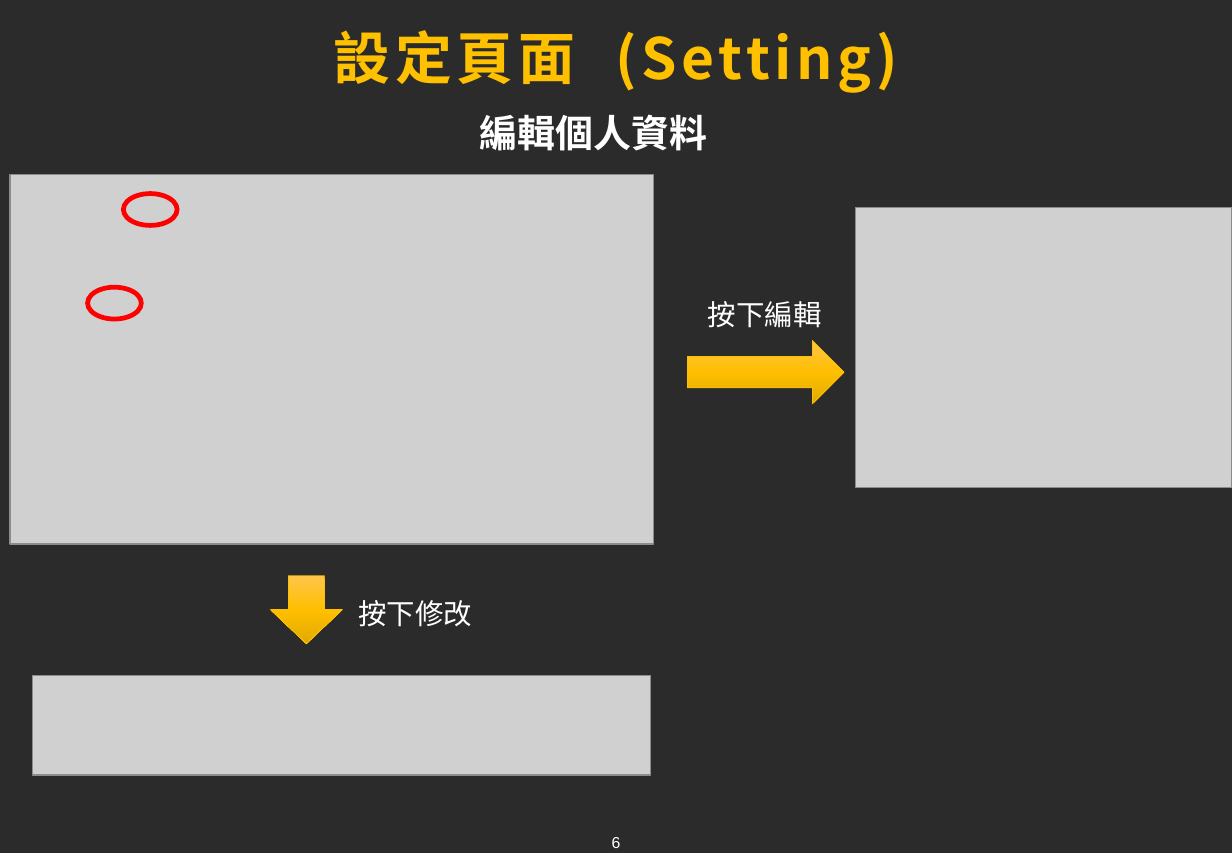
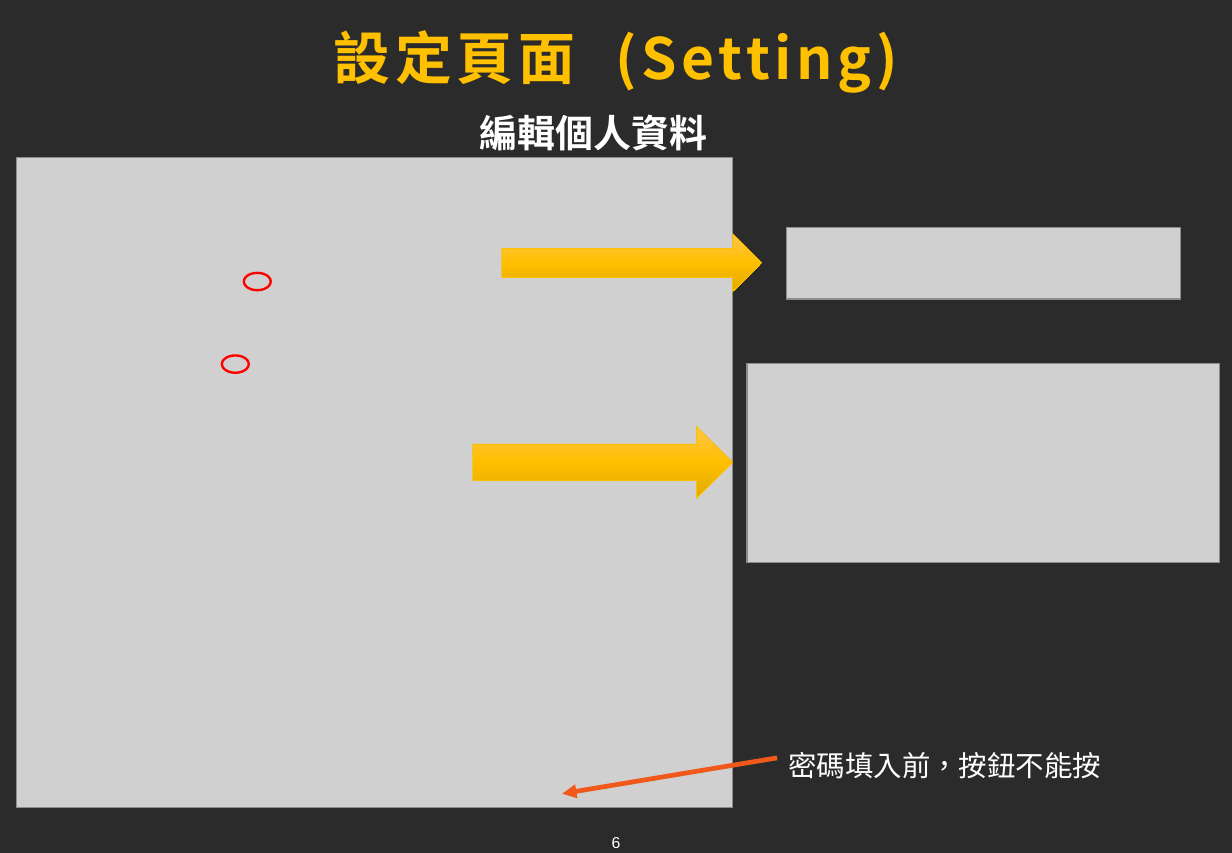
Before and after one commit to tim93009/FinalProject_GameForum, a slide deck: slide 6 of docs/ppt/xiong.pptx. Drawn at 1232x853 pixels with LibreOffice and Linux fonts; fonts in the diff are those of the drawing; grey boxes stand for pictures; background and template pictures are left out; a plain dark background stands for a picture behind light text. Boxes give left, top, right and bottom in pixels: in the first picture for what was removed or moved away, otherwise in the second. Text is boxed around its words. In the diff, an @@ line names an element or a change of style, - is before the commit and + after.

Commit message:
ppt修改(完成)

```diff
--- a/docs/ppt/xiong.pptx
+++ b/docs/ppt/xiong.pptx
@@ picture: place and size @@
-picture at (10,175,654,545)
+picture at (17,158,733,808)
@@ ellipse removed at (124,193,177,225) @@
@@ picture removed at (857,207,1232,487) @@
@@ right arrow added at (502,234,761,291), fill gradient #FFC64B to #FFC000 to #E3AB00, outline #FFC000 0.5 pt @@
@@ picture added at (786,228,1180,299) @@
@@ ellipse removed at (88,288,141,320) @@
@@ ellipse added at (243,273,271,290), outline #FF0000 1.5 pt @@
@@ text removed at (708,301,822,328) @@
-按下編輯
@@ ellipse added at (222,356,249,373), outline #FF0000 1.5 pt @@
@@ right arrow removed at (688,341,844,404) @@
@@ picture added at (747,364,1221,563) @@
@@ right arrow added at (473,427,733,498), fill gradient #FFC64B to #FFC000 to #E3AB00, outline #FFC000 0.5 pt @@
@@ down arrow removed at (271,576,342,644) @@
@@ text removed at (358,600,472,627) @@
-按下修改
@@ picture removed at (33,676,651,776) @@
@@ arrow added from (777, 758) to (562, 794), #F0591B 3 pt @@
@@ text added at (788,752,1101,779), 18 pt, text #FFFFFF @@
+密碼填入前，按鈕不能按
```
Also in this commit, not shown: 1 other slide changed.
